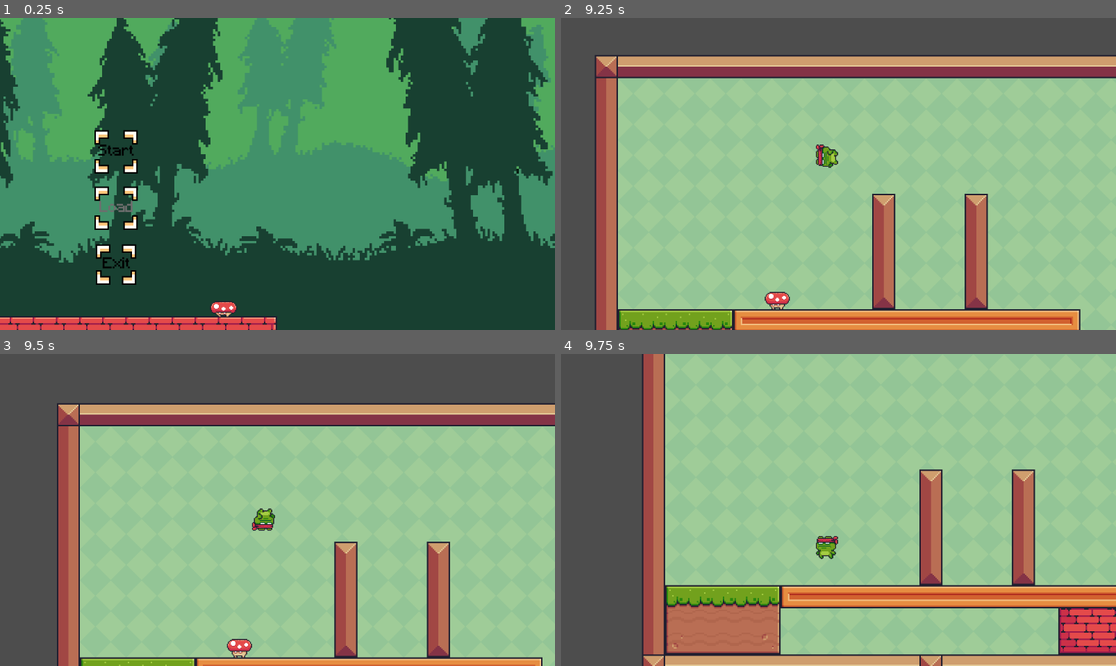
Above: before the commit, frames 1-4 (two rows, left to right).
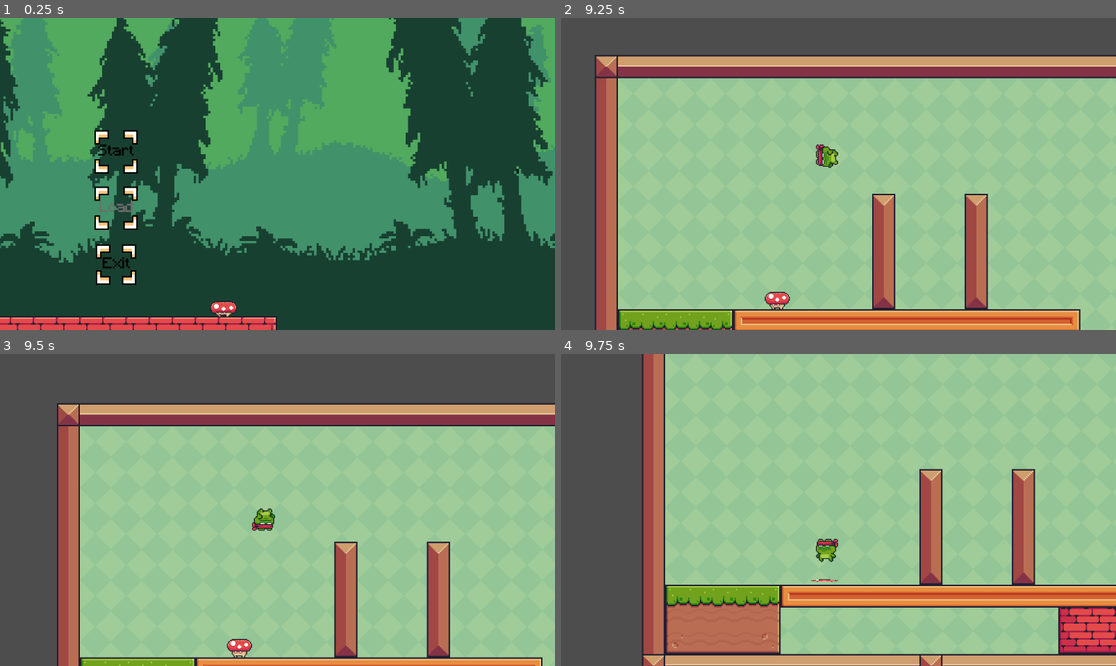
Above: after the commit, the same moments.

Repository: kshitij-vashisth/project_platformer
Game: Godot game, scene res://Assets/Scenes/main_menu.tscn
The game is run twice, just before and just after one commit, with the same random seed, the same clock (stepped at 60 frames per second) and the same inputs.
Inputs:
- Up to frame 1 (0.25 s): no input
- Up to frame 2 (9.25 s): click "Start" at 0.5 s; hold D (right) 1.28-2.78 s; tap Space (up) at 1.35, 1.52, 1.82, 2.1, 2.27, 2.57, 2.85, 3.6, 3.77, 4.07, 4.35, 4.52, 4.82, 5.1, 5.27, 5.57, 5.85, 6.6, 6.77, 7.07, 7.35, 7.52, 7.82, 8.1, 8.27, 8.57, 8.85 s; hold A (left) 2.78-5.03 s; hold D (right) 5.03-8.78 s; hold A (left) from 8.78 s (still down)
- Up to frame 3 (9.5 s): keep holding A (left)
- Up to frame 4 (9.75 s): keep holding A (left); tap Space (up) at 9.6 s

Frames 1-3 are identical in both runs. In frame 4, 3.3% of the frame differs, in the area x 14-100%, y 36-100%.

Commit message:
added bounce to player and squash, added squash sound

Diff:
--- a/Assets/Scenes/Enemies/mushroom.tscn
+++ b/Assets/Scenes/Enemies/mushroom.tscn
@@ -1,9 +1,10 @@
-[gd_scene load_steps=22 format=3 uid="uid://d1hki1ryp8g1j"]
+[gd_scene format=3 uid="uid://d1hki1ryp8g1j"]
 
 [ext_resource type="Script" uid="uid://cabe8ssidp5h3" path="res://Assets/Scripts/Enemy_States/mushroom.gd" id="1_ch3m3"]
 [ext_resource type="Script" uid="uid://ebcbk38sadlc" path="res://Assets/Scripts/Enemy_States/Mushroom_States/mushroom_idle.gd" id="1_fd0t6"]
 [ext_resource type="Texture2D" uid="uid://c81g3yw3srqb7" path="res://Assets/Art/Enemies/Mushroom/Idle (32x32).png" id="1_jtb71"]
 [ext_resource type="Script" uid="uid://ne6xbq0iydbo" path="res://Assets/Scripts/Base State Code/state_machine.gd" id="3_ch3m3"]
+[ext_resource type="AudioStream" uid="uid://ccu8ilhco8ea7" path="res://Assets/Sounds/SFX/smb_stomp.mp3" id="5_pvnbn"]
 
 [sub_resource type="AtlasTexture" id="AtlasTexture_4spu6"]
 atlas = ExtResource("1_jtb71")
@@ -106,7 +107,7 @@
 "duration": 1.0,
 "texture": SubResource("AtlasTexture_088ti")
 }],
-"loop": true,
+"loop": 1,
 "name": &"idle",
 "speed": 24.0
 }]
@@ -117,11 +118,13 @@
 [sub_resource type="RectangleShape2D" id="RectangleShape2D_pvnbn"]
 size = Vector2(52, 42)
 
-[node name="Mushroom" type="CharacterBody2D"]
+[node name="Mushroom" type="CharacterBody2D" unique_id=871202480 node_paths=PackedStringArray("sprite", "squash_sound")]
 collision_mask = 3
 script = ExtResource("1_ch3m3")
+sprite = NodePath("AnimatedSprite2D")
+squash_sound = NodePath("squash_sound")
 
-[node name="AnimatedSprite2D" type="AnimatedSprite2D" parent="."]
+[node name="AnimatedSprite2D" type="AnimatedSprite2D" parent="." unique_id=2064455558]
 texture_filter = 1
 scale = Vector2(2, 2)
 sprite_frames = SubResource("SpriteFrames_fwbh4")
@@ -129,25 +132,29 @@
 autoplay = "idle"
 frame_progress = 0.263541
 
-[node name="CollisionShape2D" type="CollisionShape2D" parent="."]
+[node name="CollisionShape2D" type="CollisionShape2D" parent="." unique_id=1551831987]
 position = Vector2(0, 13)
 shape = SubResource("RectangleShape2D_ch3m3")
 
-[node name="StateMachine" type="Node" parent="." node_paths=PackedStringArray("initial_state")]
+[node name="StateMachine" type="Node" parent="." unique_id=1367950053 node_paths=PackedStringArray("initial_state")]
 script = ExtResource("3_ch3m3")
 initial_state = NodePath("Idle")
 metadata/_custom_type_script = "uid://ne6xbq0iydbo"
 
-[node name="Idle" type="Node" parent="StateMachine" node_paths=PackedStringArray("mushroom")]
+[node name="Idle" type="Node" parent="StateMachine" unique_id=1369052001 node_paths=PackedStringArray("mushroom")]
 script = ExtResource("1_fd0t6")
 mushroom = NodePath("../..")
 metadata/_custom_type_script = "uid://71savu34cj01"
 
-[node name="Area2D" type="Area2D" parent="."]
+[node name="Area2D" type="Area2D" parent="." unique_id=1304854540]
 collision_mask = 2
 
-[node name="CollisionShape2D" type="CollisionShape2D" parent="Area2D"]
+[node name="CollisionShape2D" type="CollisionShape2D" parent="Area2D" unique_id=1530004385]
 position = Vector2(0, 11)
 shape = SubResource("RectangleShape2D_pvnbn")
 
+[node name="squash_sound" type="AudioStreamPlayer2D" parent="." unique_id=1322722625]
+stream = ExtResource("5_pvnbn")
+volume_db = 14.0
+
 [connection signal="body_entered" from="Area2D" to="." method="_on_area_2d_body_entered"]
--- a/Assets/Scenes/Levels/Level_0-1.tscn
+++ b/Assets/Scenes/Levels/Level_0-1.tscn
@@ -210,11 +210,11 @@
 physics_layer_0/collision_mask = 2
 sources/0 = SubResource("TileSetAtlasSource_rvsrt")
 
-[node name="Node" type="Node"]
-
-[node name="Debug_Layer" type="CanvasLayer" parent="."]
-
-[node name="Current State Panel" type="Panel" parent="Debug_Layer"]
+[node name="Node" type="Node" unique_id=1750968894]
+
+[node name="Debug_Layer" type="CanvasLayer" parent="." unique_id=1113041852]
+
+[node name="Current State Panel" type="Panel" parent="Debug_Layer" unique_id=1210209622]
 visible = false
 anchors_preset = 5
 anchor_left = 0.5
@@ -224,7 +224,7 @@
 offset_bottom = 40.0
 grow_horizontal = 2
 
-[node name="State_Checker" type="RichTextLabel" parent="Debug_Layer/Current State Panel" node_paths=PackedStringArray("Player", "current_state_label")]
+[node name="State_Checker" type="RichTextLabel" parent="Debug_Layer/Current State Panel" unique_id=1484991007 node_paths=PackedStringArray("Player", "current_state_label")]
 layout_mode = 1
 anchors_preset = 5
 anchor_left = 0.5
@@ -240,7 +240,7 @@
 Player = NodePath("../../../MainCharacter")
 current_state_label = NodePath(".")
 
-[node name="Attributes Panel" type="Panel" parent="Debug_Layer"]
+[node name="Attributes Panel" type="Panel" parent="Debug_Layer" unique_id=774266971]
 visible = false
 anchors_preset = 1
 anchor_left = 1.0
@@ -249,7 +249,7 @@
 offset_bottom = 192.0
 grow_horizontal = 0
 
-[node name="on_floor" type="RichTextLabel" parent="Debug_Layer/Attributes Panel" node_paths=PackedStringArray("Player")]
+[node name="on_floor" type="RichTextLabel" parent="Debug_Layer/Attributes Panel" unique_id=2145379866 node_paths=PackedStringArray("Player")]
 layout_mode = 1
 anchors_preset = 1
 anchor_left = 1.0
@@ -263,7 +263,7 @@
 script = ExtResource("2_wnoc0")
 Player = NodePath("../../../MainCharacter")
 
-[node name="jump_counter" type="RichTextLabel" parent="Debug_Layer/Attributes Panel" node_paths=PackedStringArray("Player")]
+[node name="jump_counter" type="RichTextLabel" parent="Debug_Layer/Attributes Panel" unique_id=618271030 node_paths=PackedStringArray("Player")]
 layout_mode = 1
 anchors_preset = 6
 anchor_left = 1.0
@@ -280,7 +280,7 @@
 script = ExtResource("3_d2prd")
 Player = NodePath("../../../MainCharacter")
 
-[node name="isLeft" type="RichTextLabel" parent="Debug_Layer/Attributes Panel" node_paths=PackedStringArray("Player")]
+[node name="isLeft" type="RichTextLabel" parent="Debug_Layer/Attributes Panel" unique_id=1021393648 node_paths=PackedStringArray("Player")]
 layout_mode = 1
 anchors_preset = 1
 anchor_left = 1.0
@@ -293,7 +293,7 @@
 script = ExtResource("4_5tcgr")
 Player = NodePath("../../../MainCharacter")
 
-[node name="on_wall" type="RichTextLabel" parent="Debug_Layer/Attributes Panel" node_paths=PackedStringArray("Player")]
+[node name="on_wall" type="RichTextLabel" parent="Debug_Layer/Attributes Panel" unique_id=1069953673 node_paths=PackedStringArray("Player")]
 layout_mode = 0
 offset_left = 9.0
 offset_top = 72.0
@@ -303,7 +303,7 @@
 script = ExtResource("5_uwflc")
 Player = NodePath("../../../MainCharacter")
 
-[node name="look_dir" type="RichTextLabel" parent="Debug_Layer/Attributes Panel" node_paths=PackedStringArray("Player")]
+[node name="look_dir" type="RichTextLabel" parent="Debug_Layer/Attributes Panel" unique_id=1251676344 node_paths=PackedStringArray("Player")]
 layout_mode = 0
 offset_left = 11.0
 offset_top = 132.0
@@ -313,7 +313,7 @@
 script = ExtResource("6_n1vnx")
 Player = NodePath("../../../MainCharacter")
 
-[node name="velocity_checker" type="RichTextLabel" parent="Debug_Layer/Attributes Panel" node_paths=PackedStringArray("Player")]
+[node name="velocity_checker" type="RichTextLabel" parent="Debug_Layer/Attributes Panel" unique_id=966889893 node_paths=PackedStringArray("Player")]
 layout_mode = 0
 offset_left = 10.0
 offset_top = 158.0
@@ -323,7 +323,7 @@
 script = ExtResource("7_vcnwt")
 Player = NodePath("../../../MainCharacter")
 
-[node name="coyote_timer" type="RichTextLabel" parent="Debug_Layer/Attributes Panel"]
+[node name="coyote_timer" type="RichTextLabel" parent="Debug_Layer/Attributes Panel" unique_id=1354682390]
 layout_mode = 0
 offset_left = 10.0
 offset_top = 158.0
@@ -332,7 +332,7 @@
 text = "Velocity: "
 script = ExtResource("8_8lgdd")
 
-[node name="TextureRect" type="TextureRect" parent="."]
+[node name="TextureRect" type="TextureRect" parent="." unique_id=616804451]
 texture_filter = 1
 anchors_preset = 15
 anchor_right = 1.0
@@ -342,21 +342,21 @@
 texture = ExtResource("9_chlgl")
 stretch_mode = 1
 
-[node name="TileMapLayer" type="TileMapLayer" parent="."]
+[node name="TileMapLayer" type="TileMapLayer" parent="." unique_id=702876185]
 texture_filter = 1
 scale = Vector2(3, 3)
 tile_map_data = PackedByteArray("AAD/////AAAMAAEAAAD//w0AAAAMAAEAAAAYAA0AAAAMAAEAAAAYAP//AAAMAAEAAAAAAP//AAANAAAAAAABAP …(1904 unchanged characters)…
 tile_set = SubResource("TileSet_nacht")
 
-[node name="MainCharacter" parent="." instance=ExtResource("11_nkldq")]
+[node name="MainCharacter" parent="." unique_id=2028758806 instance=ExtResource("11_nkldq")]
 position = Vector2(78, 36)
 
-[node name="MeasuringBackground" type="Sprite2D" parent="."]
+[node name="MeasuringBackground" type="Sprite2D" parent="." unique_id=199793740]
 visible = false
 position = Vector2(612, 369)
 texture = ExtResource("12_0p5ug")
 
-[node name="Enemies" type="Node" parent="."]
-
-[node name="Mushroom" parent="Enemies" instance=ExtResource("13_wnoc0")]
+[node name="Enemies" type="Node" parent="." unique_id=1552556645]
+
+[node name="Mushroom" parent="Enemies" unique_id=1041805994 groups=["enemies"] instance=ExtResource("13_wnoc0")]
 position = Vector2(331, 440)
--- a/Assets/Scripts/Enemy_States/mushroom.gd
+++ b/Assets/Scripts/Enemy_States/mushroom.gd
@@ -1,5 +1,14 @@
 extends CharacterBody2D
+@export var SPEED: float = 300.0
+@export var player_bounce_velocity: float = 400.0
+@export var sprite:AnimatedSprite2D
 
+@export var squash_sound: AudioStreamPlayer2D
+
+func squash() -> void:
+	squash_sound.play()
+	sprite.scale.y = 0.3
+	sprite.position.y += 20
 #func _ready() -> void:
 	#$Area2D.body_entered.connect(_on_area_2d_body_entered)
 	#print("Area2D connected, monitoring: ", $Area2D.monitoring)
@@ -21,7 +30,10 @@
 		var y_delta = position.y - body.position.y
 		if y_delta > 30:
 			print("Destroy enemy")
+			body.velocity.y += -player_bounce_velocity
+			squash()
+			await get_tree().create_timer(0.2).timeout
 			queue_free()
-			body.jump()
+
 		#print("Collision")
 		#print(y_delta)
--- a/project.godot
+++ b/project.godot
@@ -1,10 +1,22 @@
+; Engine configuration file.
+; It's best edited using the editor UI and not directly,
+; since the parameters that go here are not all obvious.
+;
+; Format:
+;   [section] ; section goes between []
+;   param=value ; assign values to parameters
+
 config_version=5
+
+[animation]
+
+compatibility/default_parent_skeleton_in_mesh_instance_3d=true
 
 [application]
 
-config/name="2d_platformer (4.4)"
+config/name="Kermitted"
 run/main_scene="uid://r20ijxfrhi7q"
-config/features=PackedStringArray("4.4", "Mobile")
+config/features=PackedStringArray("4.7", "Mobile")
 config/icon="res://icon.svg"
 
 [autoload]
Not shown: 1 places in Assets/Scenes/Levels/Level_0-1.tscn that only renumber resources
